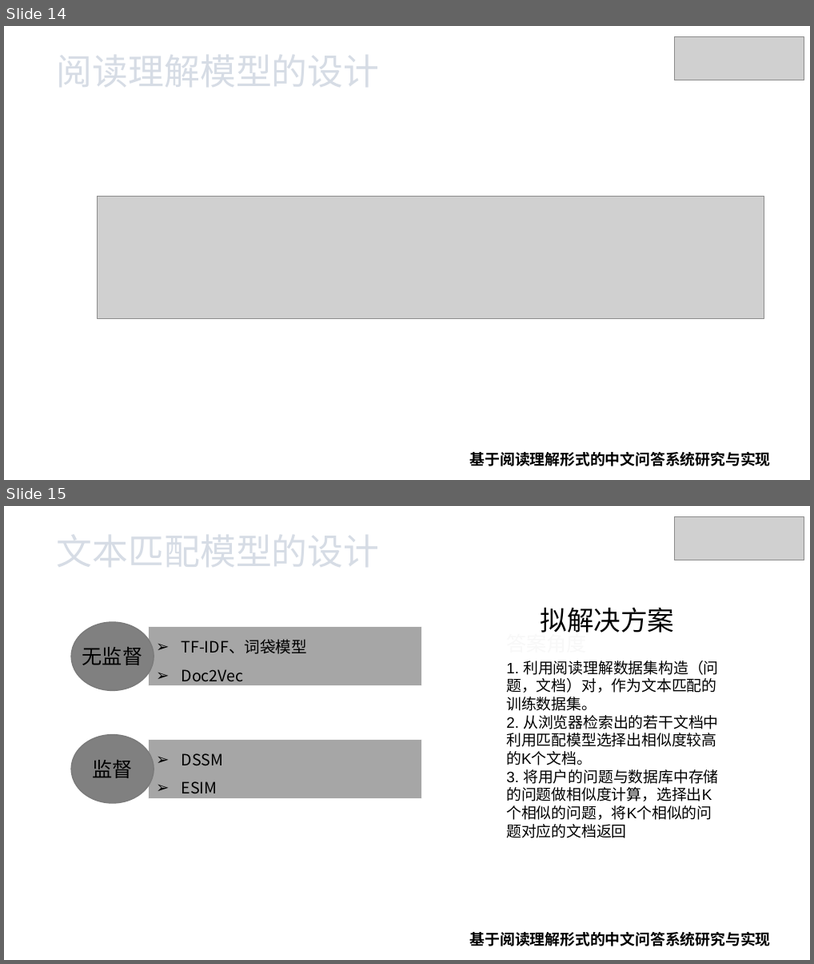
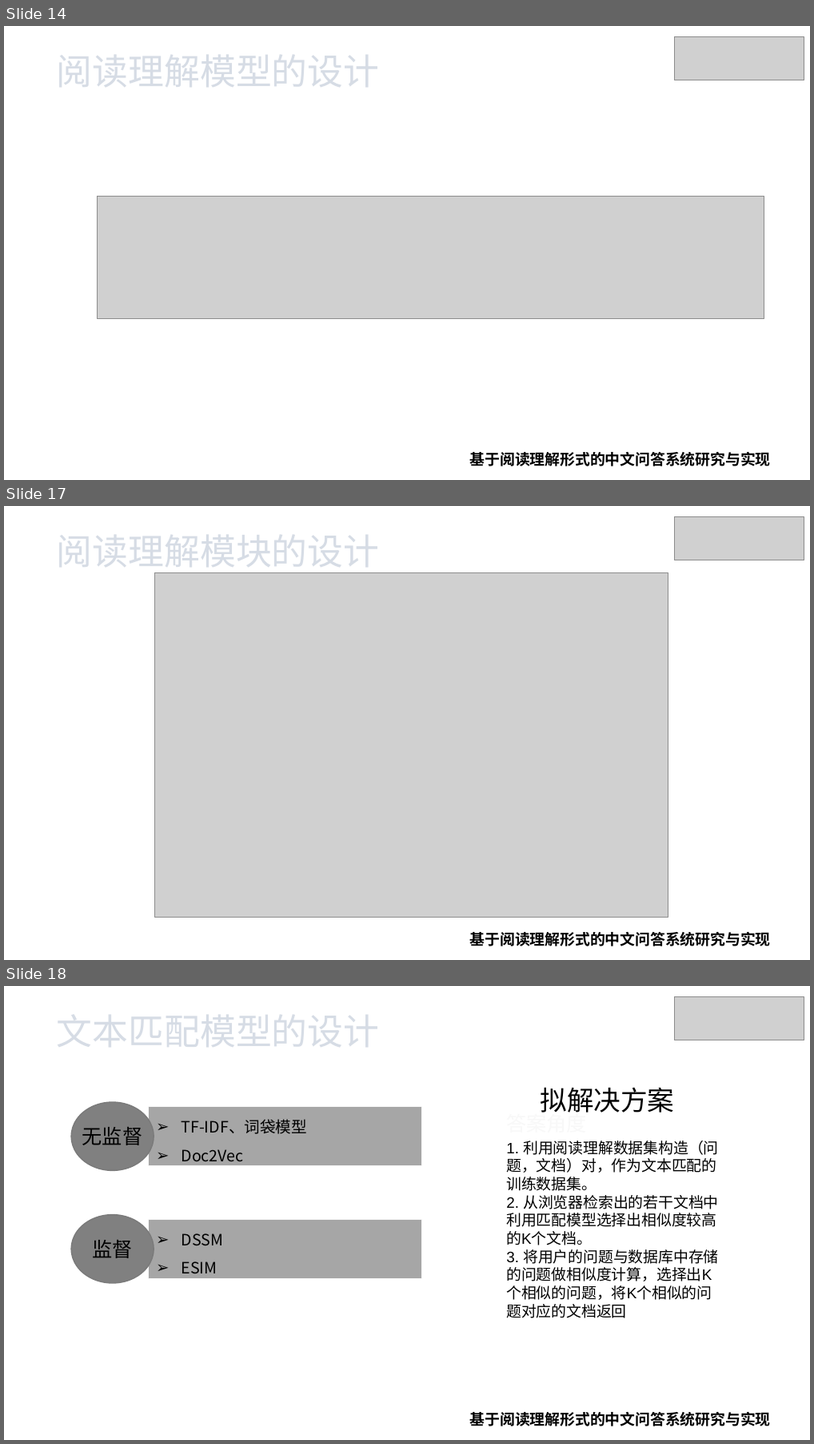
Before and after one commit to xhsun1997/ChineseMRC, a slide deck: 孙相会.pptx. Shown one above the other, each under a label of ours: slides 14 and 15 before the commit, slides 14, 17 and 18 after it; the slides between them are not shown. The pictures are 814x964 and 814x1444 pixels, drawn with LibreOffice and Linux fonts; fonts in the diff are those of the drawing; grey boxes stand for pictures; background and template pictures are left out. Boxes give left, top, right and bottom in pixels: in the first picture for what was removed or moved away, otherwise in the second. Text is boxed around its words. In the diff, an @@ line names an element or a change of style, - is before the commit and + after.

```diff
--- a/孙相会.pptx
+++ b/孙相会.pptx
@@ slide 17 added at [4,506,810,960], background #FFFFFF @@
@@ picture added at [675,516,804,560] @@
@@ text added at [57,535,379,574], 32 pt, text pattern #44546A on #D6DCE5 @@
+阅读理解模块的设计
@@ picture added at [154,573,668,917] @@
@@ text added at [470,932,771,946], 13.5 pt, text #000000, bold @@
+基于阅读理解形式的中文问答系统研究与实现
@@ what was slide 15 is now slide 18 @@
```
Also in this commit, not shown: 1 slide changed, 2 other slides added, 6 other files.
